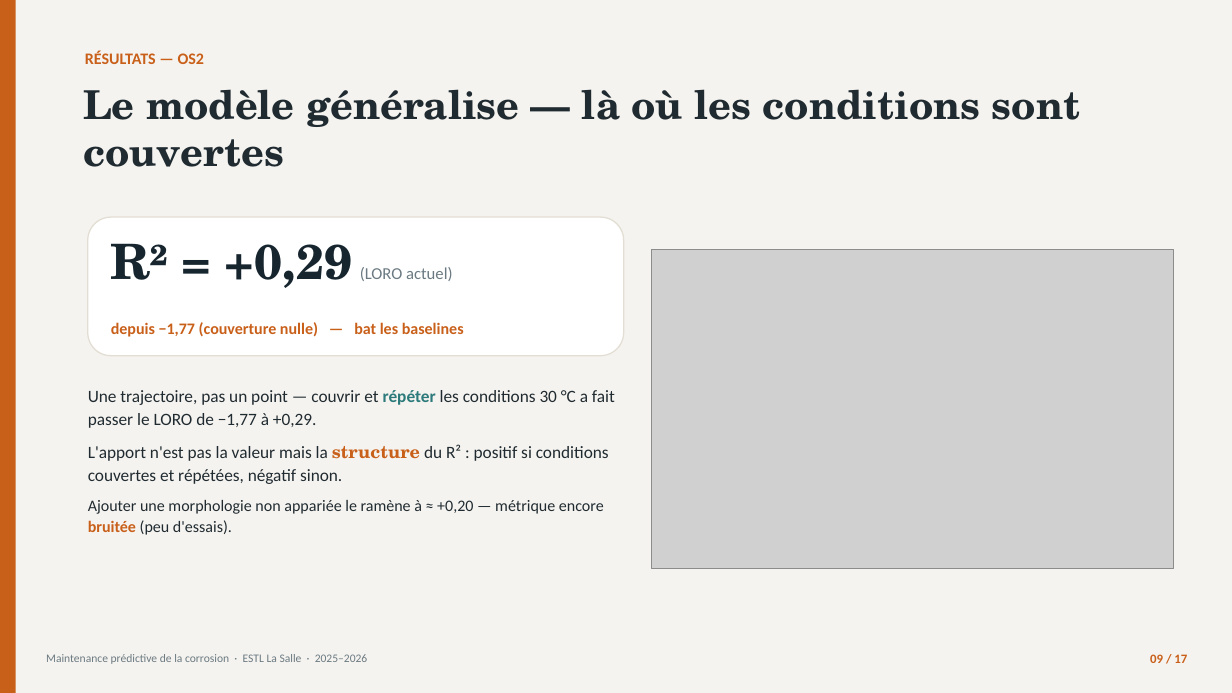
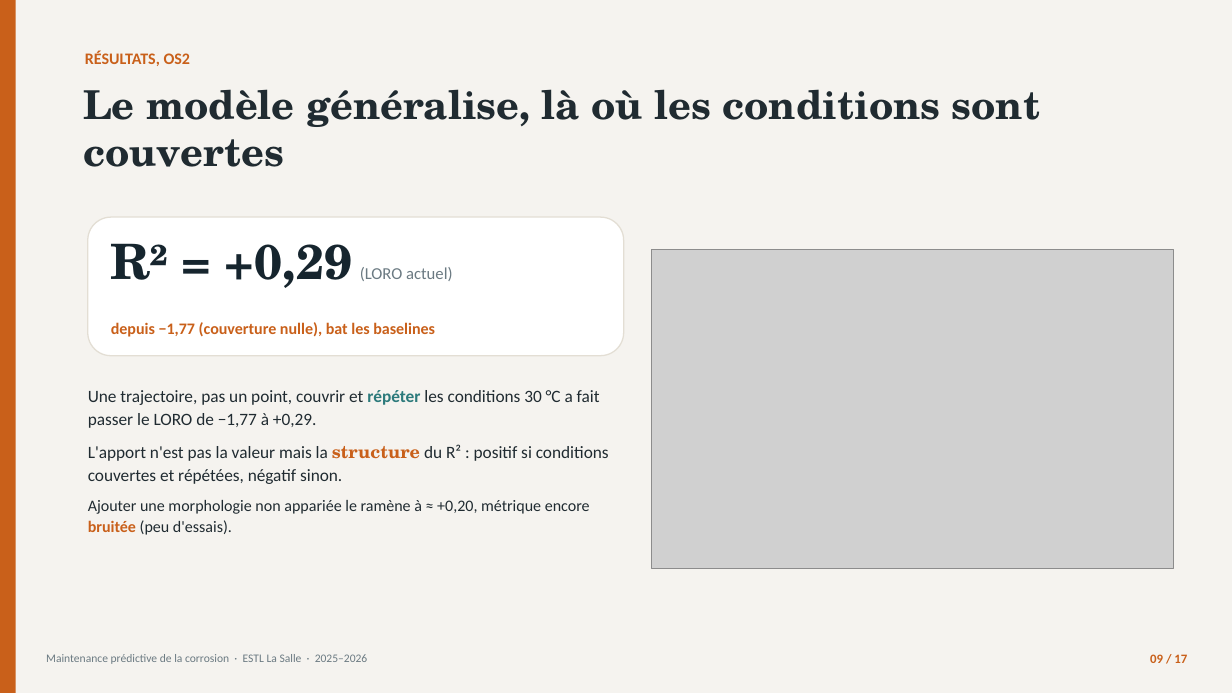
Before and after one commit to londola13/predictive-maintenance-corrosion, a slide deck: slide 9 of soutenance/Soutenance_Corrosion_BATOUMBI.pptx. Drawn at 1232x693 pixels with LibreOffice and Linux fonts; fonts in the diff are those of the drawing; grey boxes stand for pictures. Boxes give left, top, right and bottom in pixels: in the first picture for what was removed or moved away, otherwise in the second. Text is boxed around its words. In the diff, an @@ line names an element or a change of style, - is before the commit and + after.

```diff
--- a/soutenance/Soutenance_Corrosion_BATOUMBI.pptx
+++ b/soutenance/Soutenance_Corrosion_BATOUMBI.pptx
@@ text at (x1=85, y1=51, x2=191, y2=66): text changed @@
-RÉSULTATS — OS2
+RÉSULTATS, OS2
@@ text at (x1=83, y1=89, x2=1040, y2=167): text changed @@
-Le modèle généralise — là où les conditions sont couvertes
+Le modèle généralise, là où les conditions sont couvertes
@@ text at (x1=111, y1=322, x2=435, y2=337): text changed @@
-depuis −1,77 (couverture nulle) — bat les baselines
+depuis −1,77 (couverture nulle), bat les baselines
@@ text at (x1=88, y1=390, x2=600, y2=428): text changed @@
-Une trajectoire, pas un point — couvrir et répéter les conditions 30 °C a fait passer le LORO de −1,77 à +0,29.
+Une trajectoire, pas un point, couvrir et répéter les conditions 30 °C a fait passer le LORO de −1,77 à +0,29.
@@ text at (x1=88, y1=500, x2=590, y2=535): text changed @@
-Ajouter une morphologie non appariée le ramène à ≈ +0,20 — métrique encore bruitée (peu d'essais).
+Ajouter une morphologie non appariée le ramène à ≈ +0,20, métrique encore bruitée (peu d'essais).
```
Also in this commit, not shown: 11 other slides changed, 2 other files.
